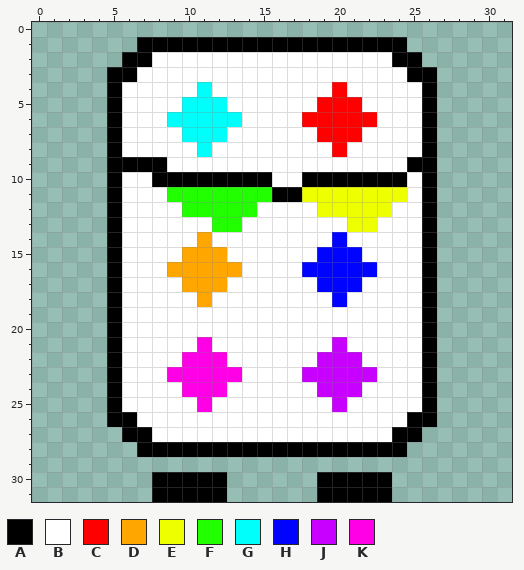
Two versions of one pixel-art sprite, Assets/Sprites/Monsters Spritesheets/Monster3.png. The picture above was drawn from the file before the commit.
The file is 32x32 pixels.
Palette (. is transparent): A #000000  B #ffffff  C #ff0000  D #ffa600  E #eeff00  F #22ff00  G #00fffb  H #0004ff  J #c800ff  K #ff00e6
Pixels before, first column x 5:
 1 ..AAAAAAAAAAAAAAAAAA..
 2 .AABBBBBBBBBBBBBBBBAA.
 3 AABBBBBBBBBBBBBBBBBBAA
 4 ABBBBBGBBBBBBBBCBBBBBA
 5 ABBBBGGGBBBBBBCCCBBBBA
 6 ABBBGGGGGBBBBCCCCCBBBA
 7 ABBBBGGGBBBBBBCCCBBBBA
 8 ABBBBBGBBBBBBBBCBBBBBA
 9 AAAABBBBBBBBBBBBBBBBAA
10 ABBAAAAAAAABBAAAAAAABA
11 ABBBFFFFFFFAAEEEEEEEBA
12 ABBBBFFFFFBBBBEEEEEBBA
13 ABBBBBBFFBBBBBBBEEBBBA
14 ABBBBBDBBBBBBBBHBBBBBA
15 ABBBBDDDBBBBBBHHHBBBBA
16 ABBBDDDDDBBBBHHHHHBBBA
17 ABBBBDDDBBBBBBHHHBBBBA
18 ABBBBBDBBBBBBBBHBBBBBA
19 ABBBBBBBBBBBBBBBBBBBBA
20 ABBBBBBBBBBBBBBBBBBBBA
21 ABBBBBKBBBBBBBBJBBBBBA
22 ABBBBKKKBBBBBBJJJBBBBA
23 ABBBKKKKKBBBBJJJJJBBBA
24 ABBBBKKKBBBBBBJJJBBBBA
25 ABBBBBKBBBBBBBBJBBBBBA
26 AABBBBBBBBBBBBBBBBBBAA
27 .AABBBBBBBBBBBBBBBBAA.
28 ..AAAAAAAAAAAAAAAAAA..
29 ......................
30 ...AAAAA......AAAAA...
31 ...AAAAA......AAAAA...
The same view after the edit:
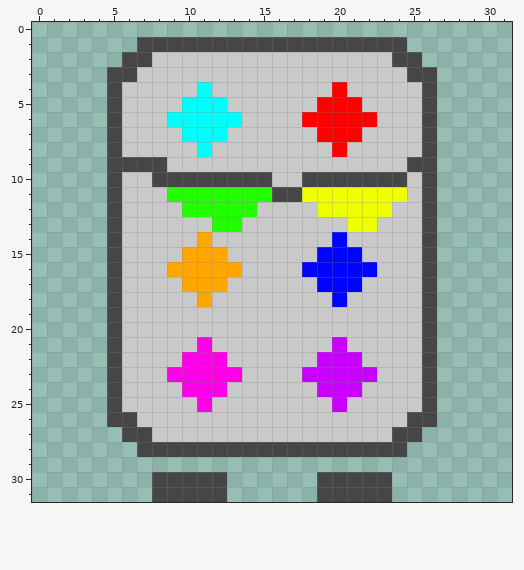
Difference:
{"colour":"A","old":"#000000","new":"#464646"}
{"colour":"B","old":"#ffffff","new":"#c9c9c9"}
